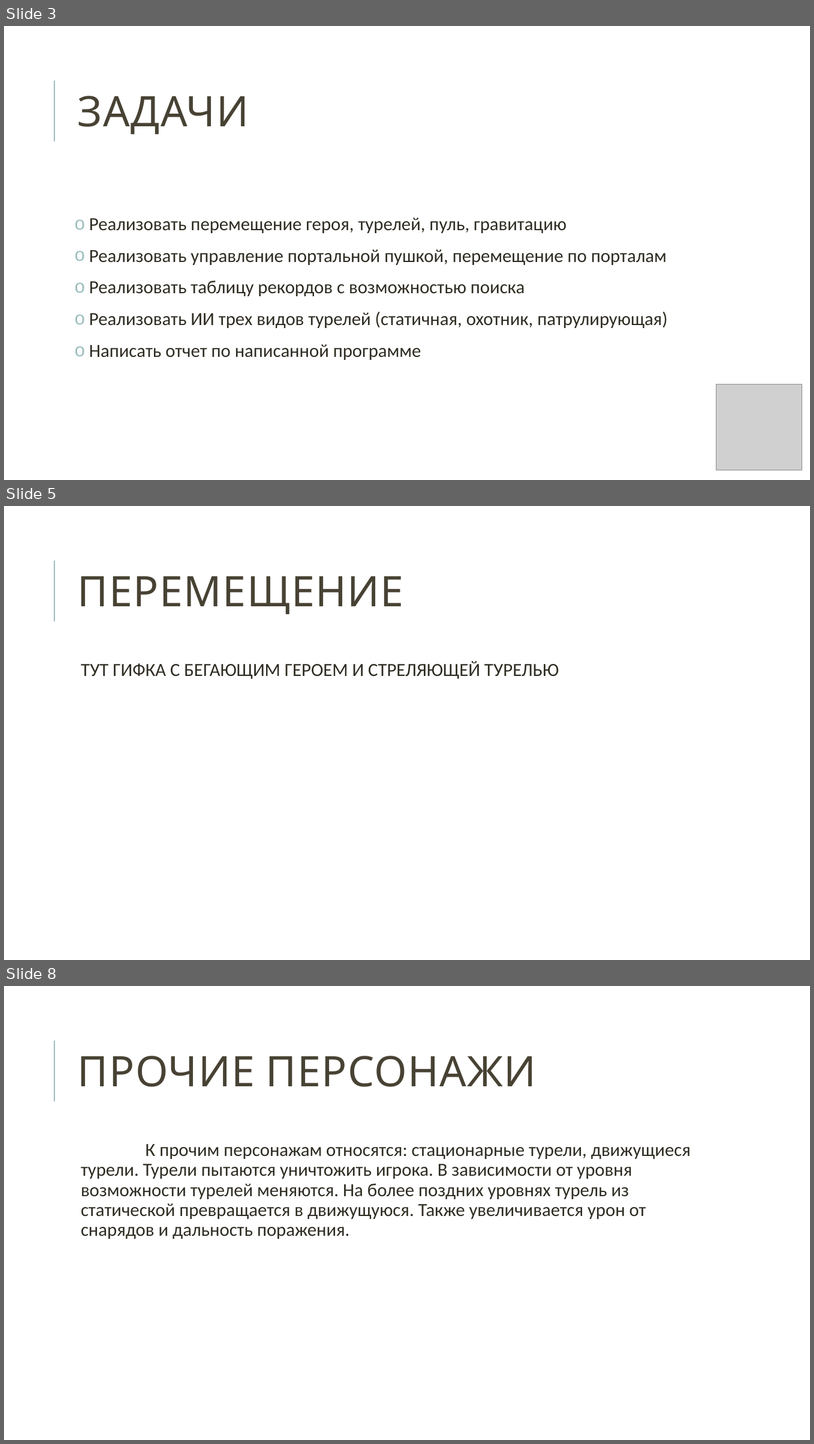
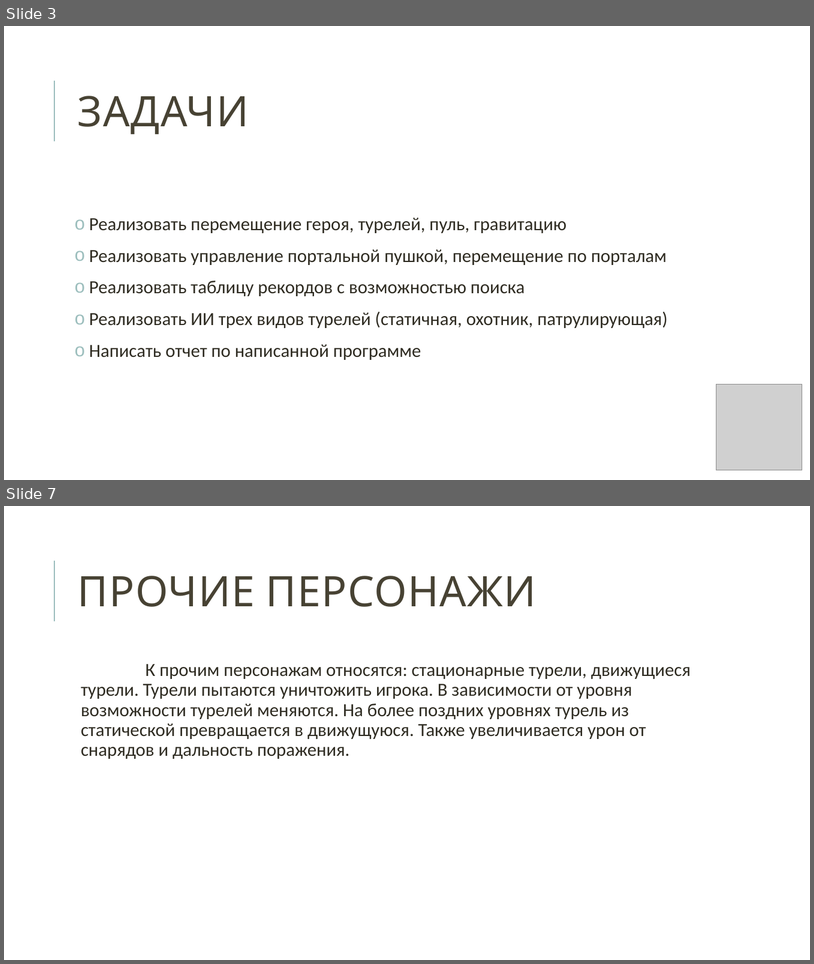
Before and after one commit to YurKind/Portal2D, a slide deck: report/protal.pptx. Shown one above the other, each under a label of ours: slides 3, 5 and 8 before the commit, slides 3 and 7 after it; the slides between them are not shown. The pictures are 814x1444 and 814x964 pixels, drawn with LibreOffice and Linux fonts; fonts in the diff are those of the drawing; grey boxes stand for pictures. Boxes give left, top, right and bottom in pixels: in the first picture for what was removed or moved away, otherwise in the second. Text is boxed around its words. In the diff, an @@ line names an element or a change of style, - is before the commit and + after.

```diff
--- a/report/protal.pptx
+++ b/report/protal.pptx
@@ slide 5 removed at (x1=4, y1=506, x2=810, y2=960), background #FFFFFF; not listed: 1 template element that a slide beside it also shows @@
@@ title removed at (x1=78, y1=576, x2=404, y2=614) @@
-ПЕРЕМЕЩЕНИЕ
@@ text removed at (x1=81, y1=661, x2=559, y2=679) @@
-  ТУТ ГИФКА С БЕГАЮЩИМ ГЕРОЕМ И СТРЕЛЯЮЩЕЙ ТУРЕЛЬЮ
@@ what was slide 8 is now slide 7 @@
```
Also in this commit, not shown: 3 slides changed, 2 slides added, 10 other files.
